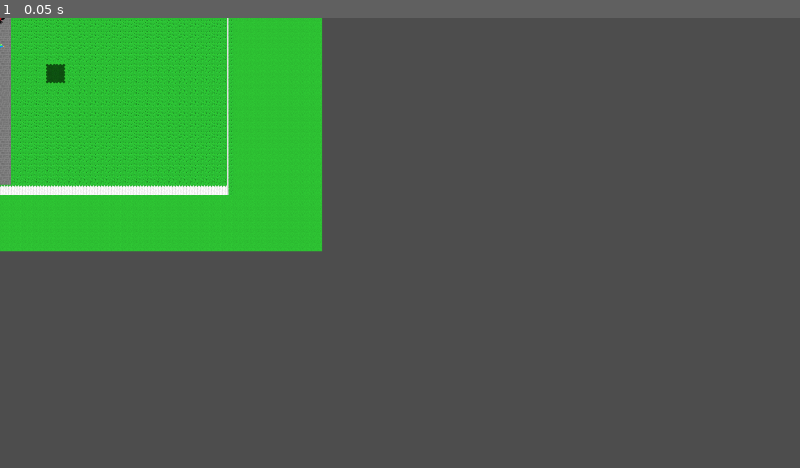
Above: before the commit, frame 1.
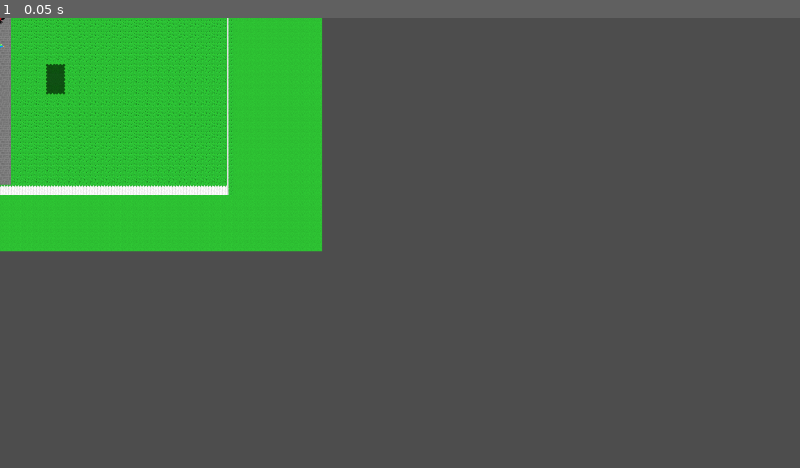
Above: after the commit, the same moment.

Repository: Birb-Games/the-legend-of-the-lawns
Game: Godot game, scene res://scenes/lawns/basic_lawn.tscn
Same seed, same stepped clock (60 frames per second), same inputs: the game is played once before the commit and once after it. This scene is started directly instead of the project's main scene.
Inputs:
- Up to frame 1 (0.05 s): no input

The runs differ from the first frame. In frame 1, less than 0.1% of the frame differs, in the area x 5-9%, y 12-18%.

Commit message:
Added individual hedge generation point max and min sizes and generation chances

Diff:
--- /dev/null
+++ b/scenes/hedge_generation_point.tscn
@@ -0,0 +1,6 @@
+[gd_scene load_steps=2 format=3 uid="uid://ctbigrpm1s7xa"]
+
+[ext_resource type="Script" uid="uid://eg12dqr84i5" path="res://scripts/hedge_generation_point.gd" id="1_ug5eh"]
+
+[node name="HedgeGenerationPoint" type="Node2D"]
+script = ExtResource("1_ug5eh")
--- a/scenes/lawns/basic_lawn.tscn
+++ b/scenes/lawns/basic_lawn.tscn
@@ -1,7 +1,8 @@
-[gd_scene load_steps=3 format=4 uid="uid://cd2hhn1vl0cq4"]
+[gd_scene load_steps=4 format=4 uid="uid://cd2hhn1vl0cq4"]
 
 [ext_resource type="PackedScene" uid="uid://dxpn5t34f6wkw" path="res://scenes/lawns/lawn.tscn" id="1_c02vb"]
 [ext_resource type="Script" uid="uid://18au7p7nyvb1" path="res://scripts/lawn_generators/basic_lawn_generator.gd" id="2_x1smj"]
+[ext_resource type="PackedScene" uid="uid://ctbigrpm1s7xa" path="res://scenes/hedge_generation_point.tscn" id="3_iyt1j"]
 
 [node name="Lawn" instance=ExtResource("1_c02vb")]
 
@@ -11,17 +12,25 @@
 
 [node name="HedgeGenerationPoints" type="Node2D" parent="TileMapLayer" index="0"]
 
-[node name="Point" type="Node2D" parent="TileMapLayer/HedgeGenerationPoints" index="0"]
+[node name="HedgeGenerationPoint" parent="TileMapLayer/HedgeGenerationPoints" index="0" instance=ExtResource("3_iyt1j")]
 position = Vector2(-80, 80)
+min_size = Vector2i(1, 1)
+max_size = Vector2i(3, 5)
 
-[node name="Point1" type="Node2D" parent="TileMapLayer/HedgeGenerationPoints" index="1"]
+[node name="HedgeGenerationPoint2" parent="TileMapLayer/HedgeGenerationPoints" index="1" instance=ExtResource("3_iyt1j")]
 position = Vector2(80, 80)
+min_size = Vector2i(1, 2)
+max_size = Vector2i(2, 4)
 
-[node name="Point2" type="Node2D" parent="TileMapLayer/HedgeGenerationPoints" index="2"]
+[node name="HedgeGenerationPoint3" parent="TileMapLayer/HedgeGenerationPoints" index="2" instance=ExtResource("3_iyt1j")]
 position = Vector2(-80, -80)
+min_size = Vector2i(1, 1)
+max_size = Vector2i(2, 5)
 
-[node name="Point3" type="Node2D" parent="TileMapLayer/HedgeGenerationPoints" index="3"]
+[node name="HedgeGenerationPoint4" parent="TileMapLayer/HedgeGenerationPoints" index="3" instance=ExtResource("3_iyt1j")]
 position = Vector2(80, -80)
+min_size = Vector2i(1, 1)
+max_size = Vector2i(2, 5)
 
 [node name="PlayerSpawn" parent="." index="1"]
 position = Vector2(0, 21)
--- /dev/null
+++ b/scripts/hedge_generation_point.gd
@@ -0,0 +1,9 @@
+extends Node2D
+
+## The minimum size of the hedge on the x and y axes
+@export var min_size: Vector2i
+## The maximum size of the hedge on the x and y axes
+@export var max_size: Vector2i
+
+## How likely this hedge is to be generated, between 0 and 1
+@export var generation_chance: float = 1.0
--- a/scripts/lawn_generators/basic_lawn_generator.gd
+++ b/scripts/lawn_generators/basic_lawn_generator.gd
@@ -1,21 +1,23 @@
 extends TileMapLayer
+
+var test: Node2D
 
 func _ready() -> void:
 	for hedge_generation_point in $HedgeGenerationPoints.get_children():
-		generate_hedge(hedge_generation_point.position / 16)
+		generate_hedge(hedge_generation_point)
 
 	prune_hedges()
 
-func generate_hedge(centerpoint: Vector2i) -> void:
+func generate_hedge(generation_point: Node2D) -> void:
 	# Create rectangle
 	var hedge: TileMapPattern = TileMapPattern.new()
-	var size: Vector2i = Vector2i(randi_range(1, 5), randi_range(1, 5))
+	var size: Vector2i = Vector2i(randi_range(generation_point.min_size.x, generation_point.max_size.x), randi_range(generation_point.min_size.y, generation_point.max_size.y))
 	for i in range(size.x):
 		for j in range(size.y):
 			hedge.set_cell(Vector2i(i, j), 0, Vector2i(5, 1), 0)
 
 	# Place in lawn
-	set_pattern(centerpoint - (hedge.get_size() / 2), hedge)
+	set_pattern(Vector2i(generation_point.position / 16) - (hedge.get_size() / 2), hedge)
 
 # Give hedges their proper edges
 func prune_hedges() -> void:
@@ -33,7 +35,6 @@
 			neighbors[7] = is_hedge(get_cell_atlas_coords(tile + Vector2i(1, 1)))   # Bottom Right
 
 			# Decide which hedge tile based on neighbors
-			# https://cdn.discordapp.com/attachments/1380235298599997480/1385342556291727601/hedges.png?ex=6855b84b&is=685466cb&hm=1ce057dfcd703d0d262e3a652fc8465ab4b266b588788eb5d955de270a6d4897&
 			match neighbors:
 				# No direct neighbors
 				[false, false, false, false, _, _, _, _]:
Not shown, added: scripts/hedge_generation_point.gd.uid
